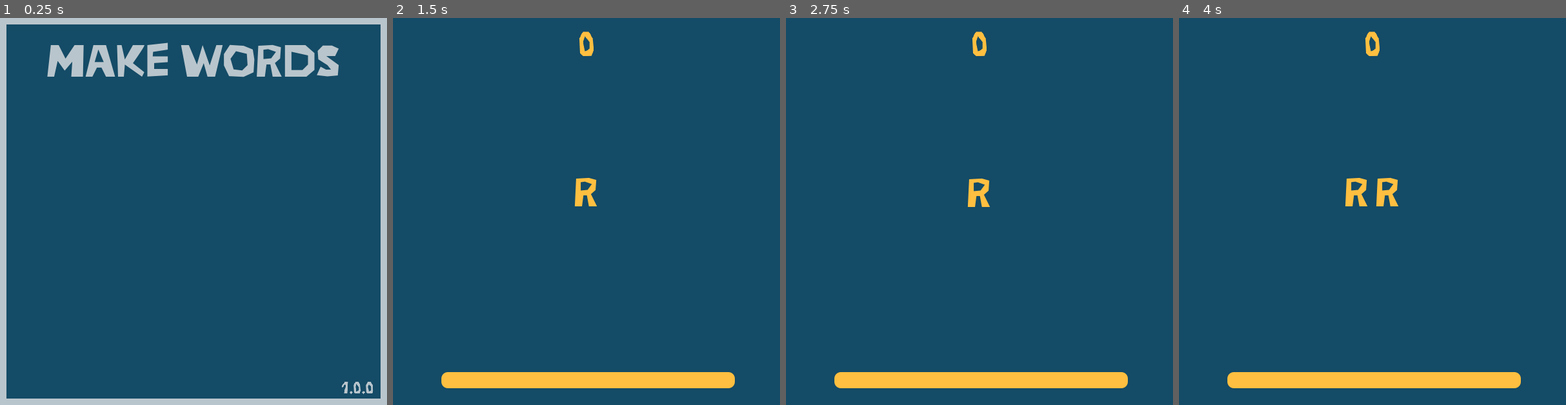
Above: before the commit, frames 1-4 (left to right).
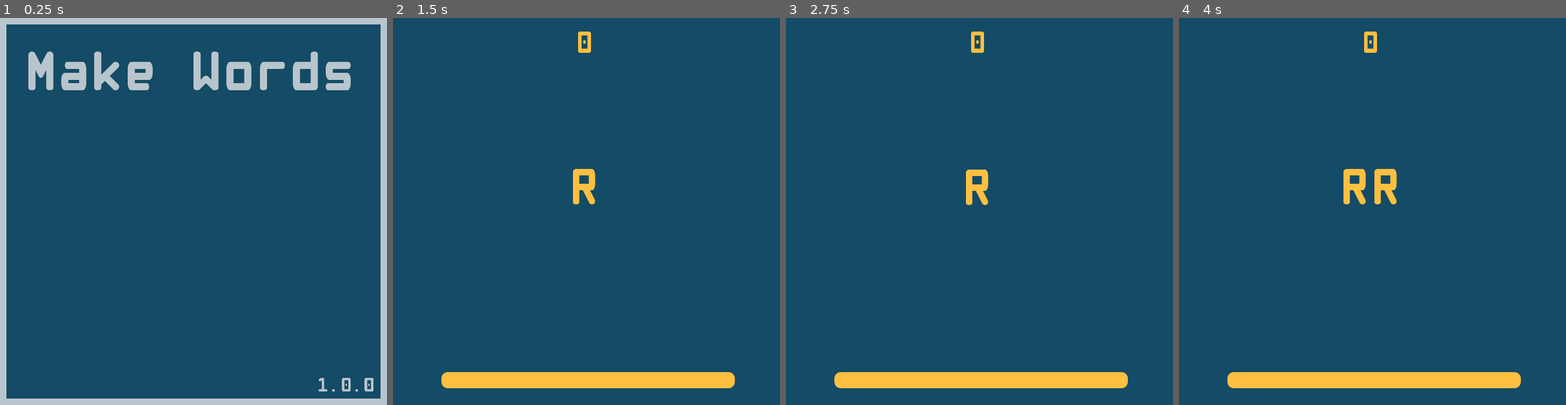
Above: after the commit, the same moments.

Repository: sugarvoid/make-words-dx
Game: Godot game, scene res://game/main_menu.tscn
The game is run twice, just before and just after one commit, with the same random seed, the same clock (stepped at 60 frames per second) and the same inputs.
Inputs:
- Up to frame 1 (0.25 s): no input
- Up to frame 2 (1.5 s): tap Space (space) at 0.5, 1.25, 1.35 s; tap Enter (submit_word) at 0.6 s; hold R (back_to_main) from 1.28 s (still down)
- Up to frame 3 (2.75 s): tap Enter (submit_word) at 1.55, 2, 2.1 s; release R (back_to_main) at 2.03 s
- Up to frame 4 (4 s): tap Space (space) at 2.75 s; tap Enter (submit_word) at 2.85, 3.5, 3.8 s; hold R (back_to_main) from 3.53 s (still down); hold Space (space) from 3.53 s (still down)

The runs differ from the first frame. In frame 1, 5.5% of the frame differs, in the area x 7-97%, y 6-98%; in frame 2, 0.5%; in frame 3, 0.5%; in frame 4, 0.9%.

Commit message:
Change font

Diff:
--- a/game/game.gd
+++ b/game/game.gd
@@ -222,6 +222,7 @@
 				#var ran_letter_2 = lbl_running_word.get_children().pick_random()
 				var ran_letter_2 = shuffled_letters[1]
 				if ran_letter_1 == ran_letter_2:
+					print('dup letter redo??')
 					ran_letter_2 = shuffled_letters[2]
 				print(str("letter be:", ran_letter_2.get_letter()))
 				required_letters[1] = ran_letter_2.get_letter()
--- a/game/game.tscn
+++ b/game/game.tscn
@@ -1,7 +1,7 @@
 [gd_scene load_steps=5 format=3 uid="uid://ng301bhjb6nj"]
 
 [ext_resource type="Script" path="res://game/game.gd" id="1_lwrb5"]
-[ext_resource type="FontFile" uid="uid://ip0axqy110xa" path="res://game/font/ZeroCool.ttf" id="2_vf1a2"]
+[ext_resource type="FontFile" uid="uid://sh0gibf01g7f" path="res://game/font/prime_mono_round.ttf" id="2_o2rv3"]
 
 [sub_resource type="StyleBoxFlat" id="StyleBoxFlat_y2rc6"]
 bg_color = Color(0.160784, 0.235294, 0.25098, 0.592157)
@@ -65,8 +65,8 @@
 offset_bottom = 96.0
 scale = Vector2(0.8, 0.8)
 theme_override_colors/font_color = Color(1, 0.74902, 0.25098, 1)
-theme_override_fonts/font = ExtResource("2_vf1a2")
-theme_override_font_sizes/font_size = 64
+theme_override_fonts/font = ExtResource("2_o2rv3")
+theme_override_font_sizes/font_size = 48
 text = "123"
 horizontal_alignment = 1
 vertical_alignment = 1
--- a/game/letter_label/letter_label.gd
+++ b/game/letter_label/letter_label.gd
@@ -14,7 +14,7 @@
 
 func set_letter(letter: String) -> void:
 	_value = letter
-	lbl_letter.text = letter
+	lbl_letter.text = letter.to_upper()
 
 func fade_away() -> void:
 	var tween = get_tree().create_tween()
--- a/game/letter_label/letter_label.tscn
+++ b/game/letter_label/letter_label.tscn
@@ -1,7 +1,7 @@
 [gd_scene load_steps=5 format=3 uid="uid://jpu3y71hjjpf"]
 
-[ext_resource type="FontFile" uid="uid://ip0axqy110xa" path="res://game/font/ZeroCool.ttf" id="1_486na"]
 [ext_resource type="Script" path="res://game/letter_label/letter_label.gd" id="2_7v28t"]
+[ext_resource type="FontFile" uid="uid://sh0gibf01g7f" path="res://game/font/prime_mono_round.ttf" id="2_w7b3b"]
 
 [sub_resource type="Animation" id="Animation_n7v31"]
 resource_name = "flash_wrong"
@@ -42,14 +42,19 @@
 
 [node name="Label" type="Label" parent="."]
 layout_mode = 1
-anchors_preset = 15
+anchors_preset = -1
+anchor_left = 0.106
 anchor_right = 1.0
-anchor_bottom = 1.0
+anchor_bottom = 0.899
+offset_left = -1.982
+offset_top = -22.0
+offset_right = 2.0
+offset_bottom = 27.474
 grow_horizontal = 2
 grow_vertical = 2
 pivot_offset = Vector2(23, 37)
 theme_override_colors/font_color = Color(1, 0.74902, 0.25098, 1)
-theme_override_fonts/font = ExtResource("1_486na")
+theme_override_fonts/font = ExtResource("2_w7b3b")
 theme_override_font_sizes/font_size = 64
 text = "H"
 horizontal_alignment = 1
--- a/game/main_menu.tscn
+++ b/game/main_menu.tscn
@@ -1,7 +1,7 @@
 [gd_scene load_steps=6 format=3 uid="uid://bgx3x47b04fub"]
 
-[ext_resource type="FontFile" uid="uid://ip0axqy110xa" path="res://game/font/ZeroCool.ttf" id="1_kdhkk"]
 [ext_resource type="Script" path="res://game/main_menu.gd" id="1_wltrc"]
+[ext_resource type="FontFile" uid="uid://sh0gibf01g7f" path="res://game/font/prime_mono_round.ttf" id="2_kk464"]
 
 [sub_resource type="Animation" id="Animation_8ebqx"]
 length = 0.001
@@ -102,7 +102,7 @@
 "times": PackedFloat32Array(0.8, 1),
 "transitions": PackedFloat32Array(1, 1),
 "update": 0,
-"values": [Vector2(-550, 333), Vector2(0, 333)]
+"values": [Vector2(-600, 333), Vector2(0, 333)]
 }
 
 [sub_resource type="AnimationLibrary" id="AnimationLibrary_ac3or"]
@@ -138,9 +138,9 @@
 layout_mode = 0
 offset_top = -100.0
 offset_right = 601.0
-offset_bottom = -17.0
+offset_bottom = 23.0
 theme_override_colors/font_color = Color(0.72549, 0.772549, 0.8, 1)
-theme_override_fonts/font = ExtResource("1_kdhkk")
+theme_override_fonts/font = ExtResource("2_kk464")
 theme_override_font_sizes/font_size = 72
 text = "Make Words"
 horizontal_alignment = 1
@@ -148,26 +148,25 @@
 
 [node name="Label2" type="Label" parent="."]
 layout_mode = 0
-offset_left = -550.0
+offset_left = -600.0
 offset_top = 333.0
-offset_right = 50.0
-offset_bottom = 388.0
+offset_bottom = 405.0
 theme_override_colors/font_color = Color(0.72549, 0.772549, 0.8, 1)
-theme_override_fonts/font = ExtResource("1_kdhkk")
-theme_override_font_sizes/font_size = 42
+theme_override_fonts/font = ExtResource("2_kk464")
+theme_override_font_sizes/font_size = 36
 text = "Press Space to start"
 horizontal_alignment = 1
 vertical_alignment = 1
 
 [node name="Label4" type="Label" parent="."]
 layout_mode = 0
-offset_left = 520.0
-offset_top = 556.0
-offset_right = 634.0
-offset_bottom = 611.0
+offset_left = 494.0
+offset_top = 548.0
+offset_right = 644.0
+offset_bottom = 620.0
 scale = Vector2(0.6, 0.6)
 theme_override_colors/font_color = Color(0.72549, 0.772549, 0.8, 1)
-theme_override_fonts/font = ExtResource("1_kdhkk")
+theme_override_fonts/font = ExtResource("2_kk464")
 theme_override_font_sizes/font_size = 42
 text = "1.0.0"
 horizontal_alignment = 1
@@ -175,16 +174,16 @@
 
 [node name="Label3" type="Label" parent="."]
 layout_mode = 0
-offset_left = 496.0
-offset_top = 181.0
-offset_right = 560.0
-offset_bottom = 245.0
+offset_left = 491.0
+offset_top = 188.0
+offset_right = 555.0
+offset_bottom = 260.0
 rotation = -3.14159
 scale = Vector2(1e-05, 1e-05)
 pivot_offset = Vector2(32, 32)
 theme_override_colors/font_color = Color(0.72549, 0.772549, 0.8, 1)
-theme_override_fonts/font = ExtResource("1_kdhkk")
-theme_override_font_sizes/font_size = 42
+theme_override_fonts/font = ExtResource("2_kk464")
+theme_override_font_sizes/font_size = 36
 text = "DX"
 horizontal_alignment = 1
 vertical_alignment = 1
Not shown, removed: game/data/used_words.txt
Not shown, added: game/font/license.txt
Binary file added: game/font/prime_mono_round.ttf
Not shown, added: game/font/prime_mono_round.ttf.import
Not shown, added: game/font/readme.txt
Not shown, added: itch/make_words_dx.png.import
Not shown, added: itch/make_words_dx.svg.import
Not shown, changed: README.md
